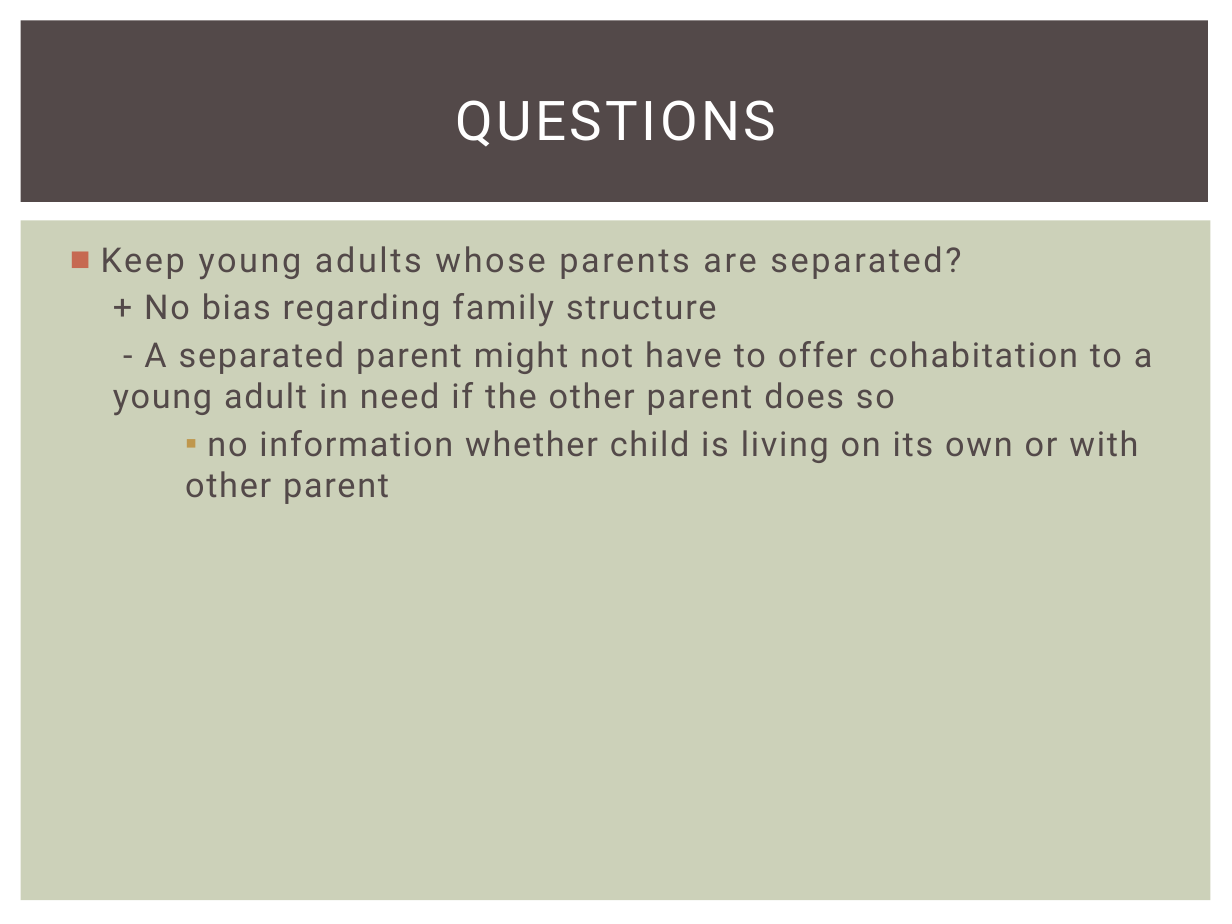
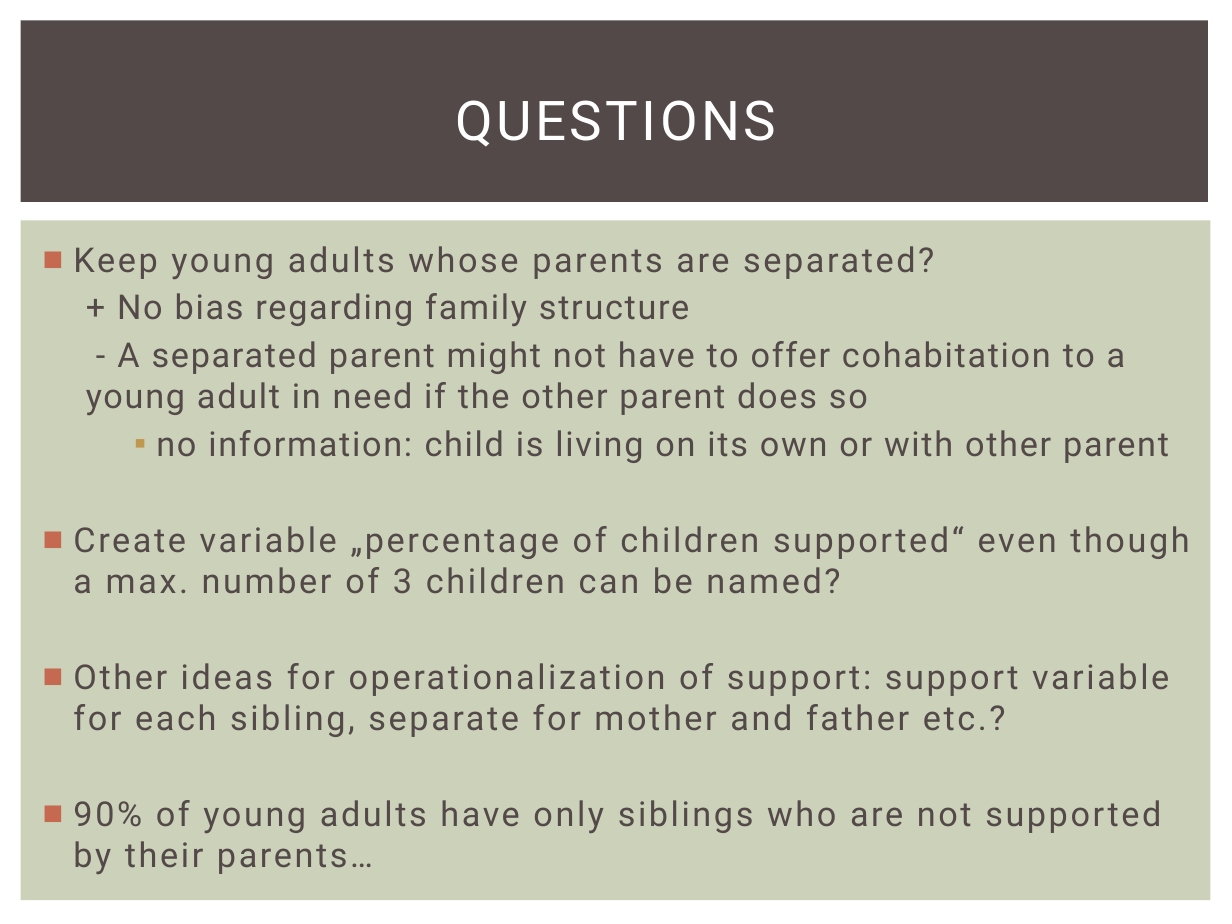
Before and after one commit to Drs-Jusy-Fischges/Solidaritaet, a slide deck: slide 13 of Poster & Präsis/Coll_Tubi.pptx. Drawn at 1232x924 pixels with LibreOffice and Linux fonts; fonts in the diff are those of the drawing. Boxes give left, top, right and bottom in pixels: in the first picture for what was removed or moved away, otherwise in the second. Text is boxed around its words. In the diff, an @@ line names an element or a change of style, - is before the commit and + after.

```diff
--- a/Poster & Präsis/Coll_Tubi.pptx
+++ b/Poster & Präsis/Coll_Tubi.pptx
@@ text "Keep young adults whose parents ...": place and size @@
-text "Keep young adults whose parents ..." at bbox=[101, 246, 1153, 504]
+text "Keep young adults whose parents ..." at bbox=[73, 246, 1189, 874]
@@ text at bbox=[73, 430, 1189, 874]: text changed @@
-  ▪ no information whether child is living on its own or with other parent
+  ▪ no information: child is living on its own or with other parent
+■ Create variable „percentage of children supported“ even though a max. number of 3 children can be named?
+■ Other ideas for operationalization of support: support variable for each sibling, separate for mother and father etc.?
+■ 90% of young adults have only siblings who are not supported by their parents…
```
Also in this commit, not shown: 6 other slides changed, 1 slide added, 1 slide removed.
